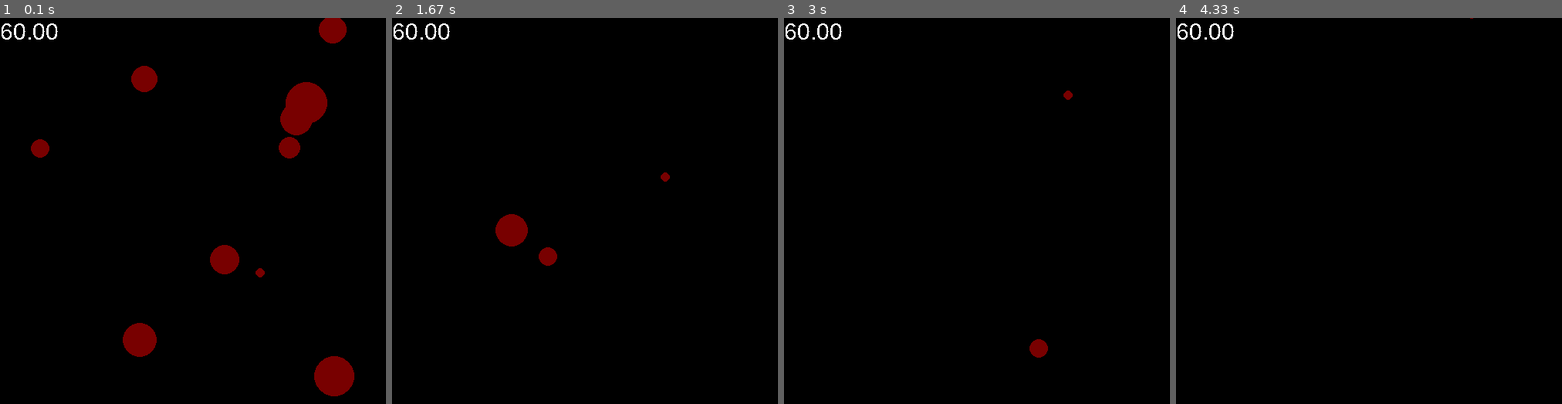
Above: before the commit, frames 1-4 (left to right).
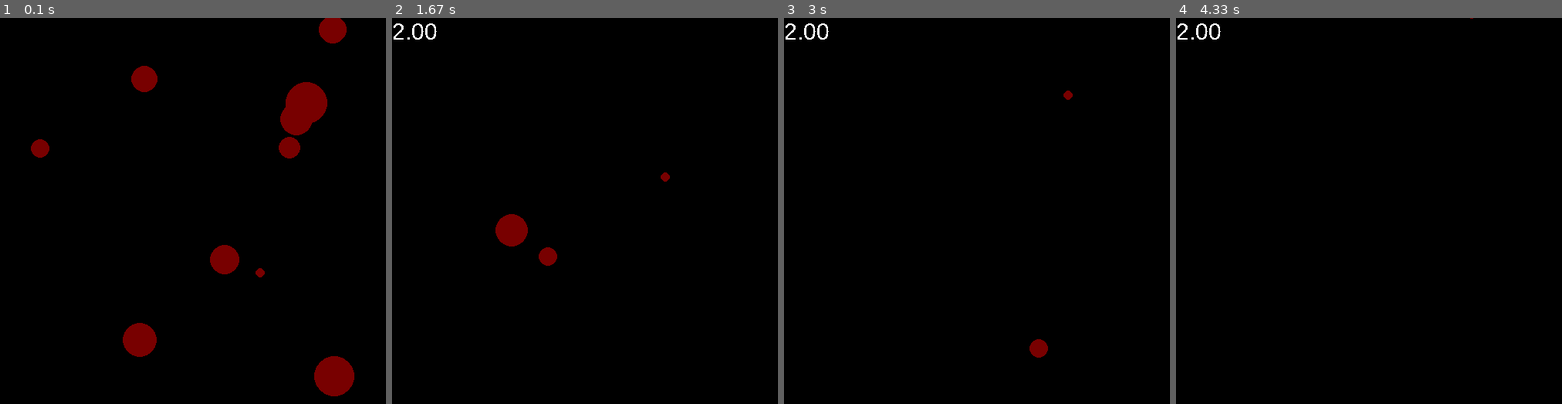
Above: after the commit, the same moments.

Repository: ParentZap/pygames
Game: pygame game, started from bounce-paddle/main.py
Same seed, same stepped clock (60 frames per second), same inputs: the game is played once before the commit and once after it.
Inputs:
- Up to frame 1 (0.1 s): no input
- Up to frame 2 (1.67 s): no input
- Up to frame 3 (3 s): no input
- Up to frame 4 (4.33 s): no input

The runs differ from the first frame. In frame 1, 0.2% of the frame differs, in the area x 0-15%, y 1-6%; in frame 2, 0.2%; in frame 3, 0.2%; in frame 4, 0.2%.

Commit message:
Add limiter for FPS display updating

Diff:
--- a/bounce-paddle/config.py
+++ b/bounce-paddle/config.py
@@ -1,3 +1,4 @@
 SCREEN_WIDTH = 500
 SCREEN_HEIGHT = 500
 FPS = 60
+DISPLAY_FPS = True
--- /dev/null
+++ b/bounce-paddle/events.py
@@ -0,0 +1,3 @@
+from pygame.locals import *
+
+DISPLAY_FPS_EVENT = USEREVENT + 1
--- a/bounce-paddle/fps_display.py
+++ b/bounce-paddle/fps_display.py
@@ -1,6 +1,7 @@
 import pygame
 from pygame.locals import *
 import time
+from events import *
 from entity import Entity
 from game_data import GameData
 
@@ -14,6 +15,7 @@
         self.font = pygame.font.SysFont(name="Helvetica", size=30)
         self.text_surface = None
         self.last_frame_time = None
+        self.should_update = True
 
     def top_left(game_data: GameData):
         return FpsDisplay(game_data, x=0, y=0)
@@ -27,7 +29,10 @@
                 self.y + self.text_surface.get_height())
             self.game_data.dirty_rects.append(dirty_rect)
 
-    def update(self):
+    def set_should_update(self):
+        self.should_update = True
+
+    def __update(self):
         self.add_dirty_rect()
         curr_time = time.time()
         if self.last_frame_time:
@@ -40,6 +45,12 @@
         self.last_frame_time = curr_time
         self.add_dirty_rect()
 
+    def update(self):
+        if self.should_update:
+            self.should_update = False
+            self.__update()
+            pygame.time.set_timer(DISPLAY_FPS_EVENT, 500)
+
     def draw(self):
         if self.text_surface:
             self.game_data.display.blit(self.text_surface, (self.x, self.y))
--- a/bounce-paddle/main.py
+++ b/bounce-paddle/main.py
@@ -1,6 +1,7 @@
 import pygame
 from pygame.locals import *
 from config import *
+from events import *
 from game_data import GameData
 from ball import Ball
 from fps_display import FpsDisplay
@@ -15,6 +16,7 @@
         entities = []
         display = pygame.display.set_mode((SCREEN_WIDTH, SCREEN_HEIGHT))
         self.game_data = GameData(display, dirty_rects, entities)
+        self.fps_display = None
         self.quit = False
 
     def update(self) -> None:
@@ -22,32 +24,39 @@
             entity.update()
 
     def draw(self) -> None:
-        pygame.draw.rect(self.game_data.display, (0,0,0), (0, 0, SCREEN_WIDTH, SCREEN_HEIGHT))
+        pygame.draw.rect(self.game_data.display, (0, 0, 0),
+                         (0, 0, SCREEN_WIDTH, SCREEN_HEIGHT))
         for entity in self.game_data.entities:
             entity.draw()
 
         pygame.display.update(self.game_data.dirty_rects)
         self.game_data.dirty_rects.clear()
 
-    def process_events(self) -> None:
+    def handle_events(self) -> None:
         for event in pygame.event.get():
             if event.type == QUIT:
                 self.quit = True
+            if event.type == DISPLAY_FPS_EVENT:
+                self.fps_display.set_should_update()
 
     def game_loop(self) -> None:
+        while not self.quit:
+            self.clock.tick(FPS)
+            self.handle_events()
+            self.update()
+            self.draw()
+
+    def setup(self) -> None:
         self.clock = pygame.time.Clock()
+        if DISPLAY_FPS:
+            self.fps_display = FpsDisplay.top_left(self.game_data)
+            self.game_data.entities.append(self.fps_display)
+
         for _ in range(10):
             self.game_data.entities.append(Ball.random(self.game_data))
 
-        self.game_data.entities.append(FpsDisplay.top_left(self.game_data))
-
-        while not self.quit:
-            self.clock.tick(FPS)
-            self.process_events()
-            self.update()
-            self.draw()
-
     def main(self) -> None:
+        self.setup()
         self.game_loop()
 
 
